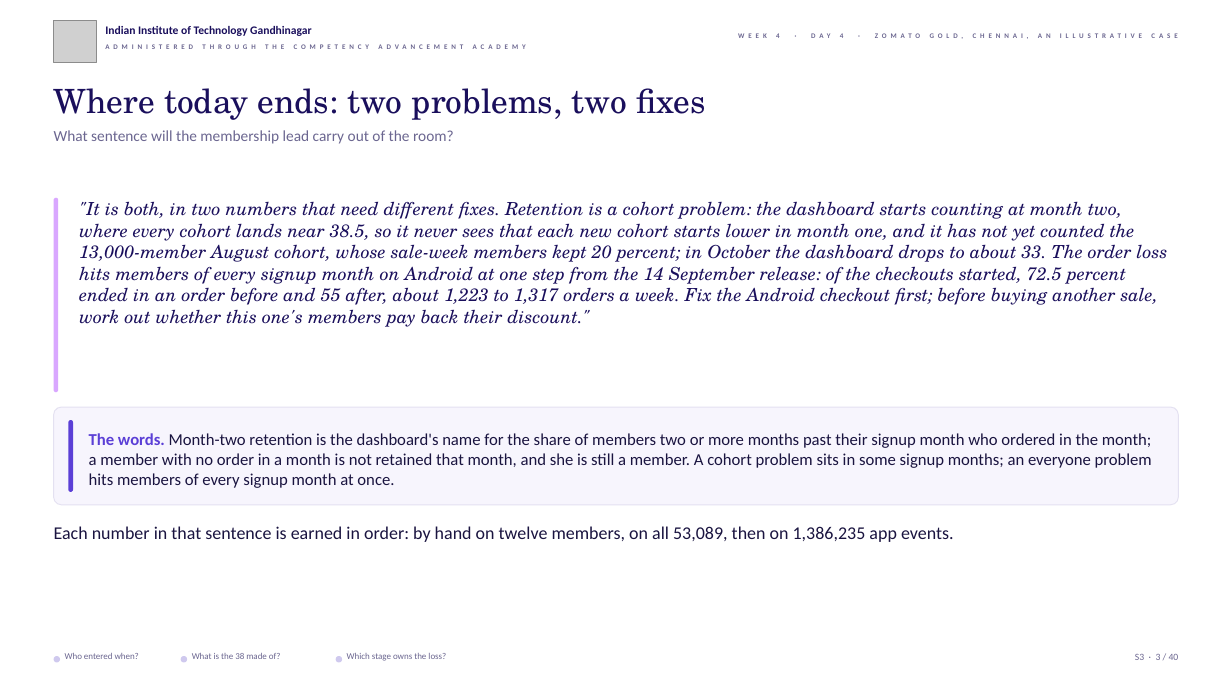
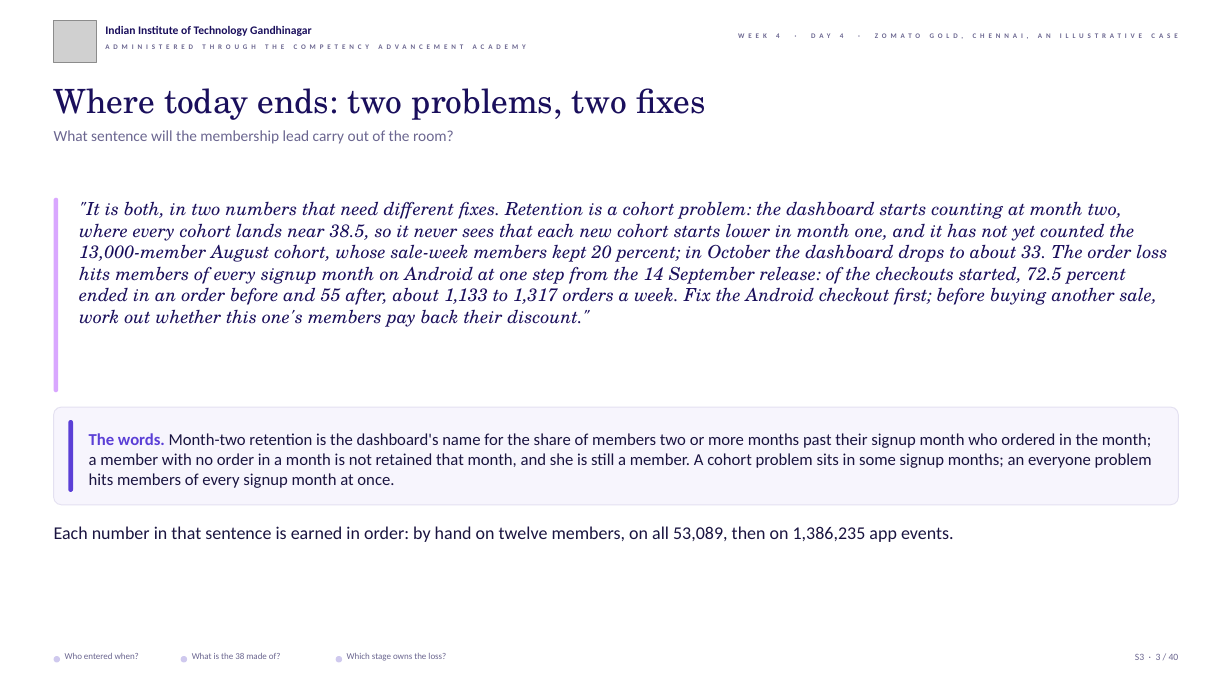
Before and after one commit to fde-academy-lab/c2-content-factory, a slide deck: slide 3 of content/W04/D4/slides/C2_W04_D04_half1_STUDENT.pptx. Drawn at 1232x693 pixels with LibreOffice and Linux fonts; fonts in the diff are those of the drawing; grey boxes stand for pictures; background and template pictures are left out. Boxes give left, top, right and bottom in pixels: in the first picture for what was removed or moved away, otherwise in the second. Text is boxed around its words. In the diff, an @@ line names an element or a change of style, - is before the commit and + after.

```diff
--- a/content/W04/D4/slides/C2_W04_D04_half1_STUDENT.pptx
+++ b/content/W04/D4/slides/C2_W04_D04_half1_STUDENT.pptx
@@ text at (79, 201, 1168, 327): text changed @@
-"It is both, in two numbers that need different fixes. Retention is a cohort problem: the dashboard starts counting at month two, where every cohort lands near 38.5, so it never sees that each new cohort starts lower in month one, and it has not yet counted the 13,000-member August cohort, whose sale-week members kept 20 percent; in October the dashboard drops to about 33. The order loss hits members of every signup month on Android at one step from the 14 September release: of the checkouts started, 72.5 percent ended in an order before and 55 after, about 1,223 to 1,317 orders a week. Fix the Android checkout first; before buying another sale, work out whether this one's members pay back their discount."
+"It is both, in two numbers that need different fixes. Retention is a cohort problem: the dashboard starts counting at month two, where every cohort lands near 38.5, so it never sees that each new cohort starts lower in month one, and it has not yet counted the 13,000-member August cohort, whose sale-week members kept 20 percent; in October the dashboard drops to about 33. The order loss hits members of every signup month on Android at one step from the 14 September release: of the checkouts started, 72.5 percent ended in an order before and 55 after, about 1,133 to 1,317 orders a week. Fix the Android checkout first; before buying another sale, work out whether this one's members pay back their discount."
```
Also in this commit, not shown: 2 other slides changed, 24 other files.
